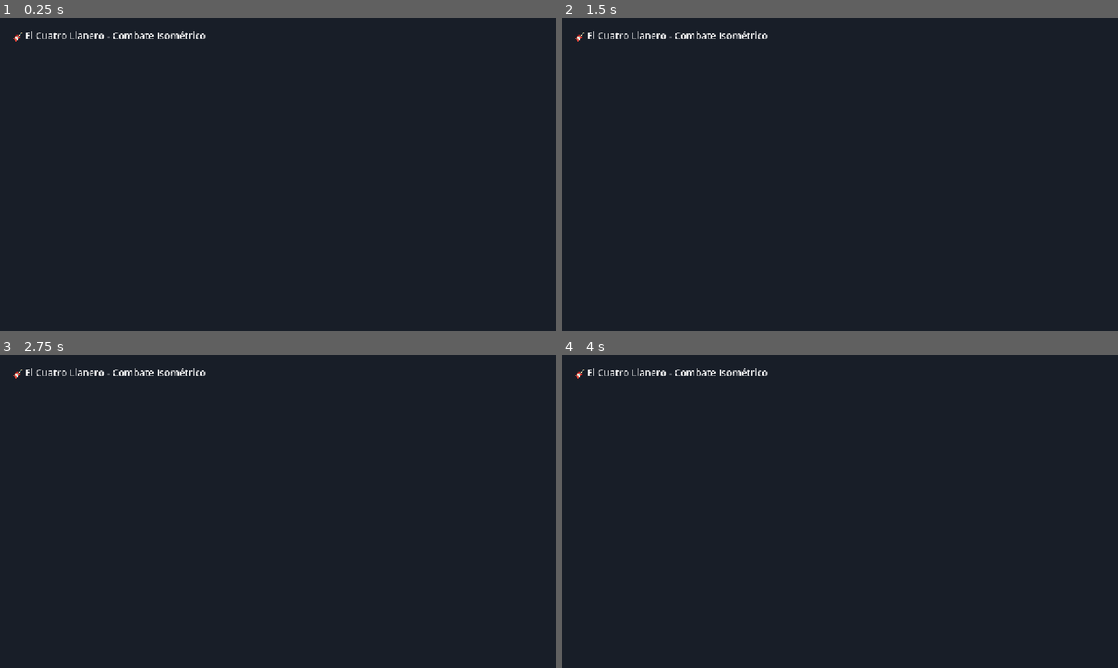
Above: before the commit, frames 1-4 (two rows, left to right).
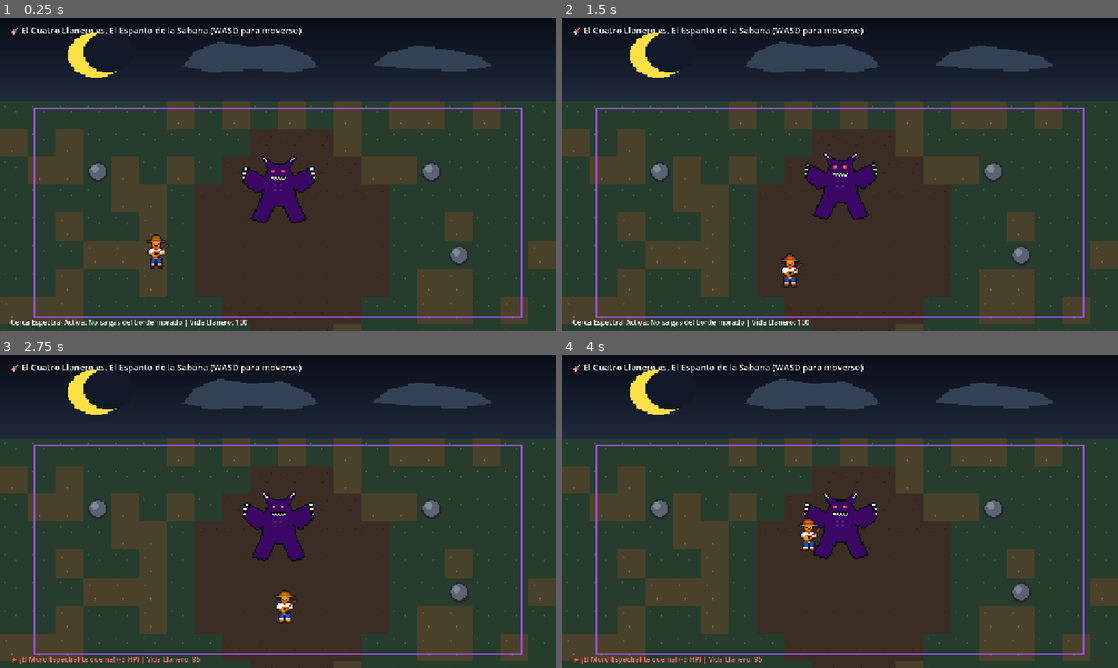
Above: after the commit, the same moments.

Repository: nicolaslozanoc12/juego-de-lenguajes
Game: Godot game, scene res://scenes/combat/CombatArena.tscn
Two runs of this game, one before a commit and one after it. Both use one fixed random seed, a clock stepped at 60 frames per second and the inputs below.
Inputs:
- Up to frame 1 (0.25 s): no input
- Up to frame 2 (1.5 s): tap Enter at 0.5 s; hold Right (ui_right) 0.53-1.28 s; hold Down (ui_down) from 1.28 s (still down)
- Up to frame 3 (2.75 s): release Down (ui_down) at 2.03 s; hold Right (ui_right) from 2.03 s (still down)
- Up to frame 4 (4 s): release Right (ui_right) at 2.78 s; hold Up (ui_up) 2.78-3.53 s; hold Left (ui_left) from 3.53 s (still down)

The runs differ from the first frame. In frame 1, 77% of the frame differs, in the area x 0-100%, y 2-100%; in frame 2, 77%; in frame 3, 77%; in frame 4, 77%.

Commit message:
feat(arena): implementar sprites en Aseprite, tileset de sabana y logica de combate en CombatArena

Diff:
--- a/cliente_Godot/scenes/combat/CombatArena.tscn
+++ b/cliente_Godot/scenes/combat/CombatArena.tscn
@@ -1,24 +1,73 @@
-[gd_scene format=3 uid="uid://combatarena001"]
+[gd_scene load_steps=6 format=3 uid="uid://combatarena001"]
+
+[ext_resource type="Script" path="res://scripts/combat/CombatArena.gd" id="1_arena"]
+[ext_resource type="Texture2D" path="res://assets/sprites/cielo_nocturno.png" id="2_cielo"]
+[ext_resource type="Texture2D" path="res://assets/sprites/llanero.png" id="3_llanero"]
+[ext_resource type="Texture2D" path="res://assets/sprites/demonio_espanto.png" id="4_demonio"]
+[ext_resource type="Script" path="res://scripts/combat/Llanero.gd" id="5_llanero_script"]
+
+[sub_resource type="CircleShape2D" id="CircleShape2D_llanero"]
+radius = 22.0
 
 [node name="CombatArena" type="Node2D"]
+script = ExtResource("1_arena")
 
 [node name="Camera2D" type="Camera2D" parent="."]
 position = Vector2(640, 360)
+limit_left = 0
+limit_top = 0
+limit_right = 1280
+limit_bottom = 720
 
-[node name="FondoColor" type="ColorRect" parent="."]
-offset_right = 1280.0
-offset_bottom = 720.0
-color = Color(0.0941176, 0.117647, 0.156863, 1)
+[node name="CieloNocturno" type="Sprite2D" parent="."]
+position = Vector2(0, 0)
+scale = Vector2(4, 3.2)
+texture = ExtResource("2_cielo")
+centered = false
 
-[node name="IsometricGround" type="Node2D" parent="."]
-position = Vector2(640, 360)
+[node name="TerrenoSabana" type="Node2D" parent="."]
+
+[node name="MuroMagicoVisual" type="ReferenceRect" parent="."]
+offset_left = 80.0
+offset_top = 208.0
+offset_right = 1200.0
+offset_bottom = 688.0
+border_color = Color(0.66, 0.33, 0.97, 0.85)
+border_width = 4.0
+editor_only = false
+
+[node name="DemonioEspanto" type="Node2D" parent="."]
+position = Vector2(640, 390)
+
+[node name="Sprite2D" type="Sprite2D" parent="DemonioEspanto"]
+scale = Vector2(3.5, 3.5)
+texture = ExtResource("4_demonio")
+
+[node name="Llanero" type="CharacterBody2D" parent="."]
+position = Vector2(360, 540)
+script = ExtResource("5_llanero_script")
+
+[node name="Sprite2D" type="Sprite2D" parent="Llanero"]
+scale = Vector2(3, 3)
+texture = ExtResource("3_llanero")
+
+[node name="CollisionShape2D" type="CollisionShape2D" parent="Llanero"]
+shape = SubResource("CircleShape2D_llanero")
 
 [node name="UI" type="CanvasLayer" parent="."]
 
 [node name="Titulo" type="Label" parent="UI"]
-offset_left = 30.0
-offset_top = 25.0
-offset_right = 600.0
-offset_bottom = 60.0
-theme_override_font_sizes/font_size = 22
-text = "🎸 El Cuatro Llanero - Combate Isométrico"
+offset_left = 24.0
+offset_top = 14.0
+offset_right = 760.0
+offset_bottom = 48.0
+theme_override_font_sizes/font_size = 20
+text = "🎸 El Cuatro Llanero vs. El Espanto de la Sabana (WASD para moverse)"
+
+[node name="LabelEstado" type="Label" parent="UI"]
+offset_left = 24.0
+offset_top = 688.0
+offset_right = 900.0
+offset_bottom = 716.0
+theme_override_font_sizes/font_size = 16
+text = "Cerca Espectral Activa: No salgas del borde morado | Vida Llanero: 100"
--- /dev/null
+++ b/cliente_Godot/scripts/combat/CombatArena.gd
@@ -0,0 +1,62 @@
+extends Node2D
+
+const TILE_SIZE: int = 32
+const ARENA_RECT := Rect2(96, 224, 1088, 448)
+
+@onready var ground_root: Node2D = $TerrenoSabana
+@onready var llanero: CharacterBody2D = $Llanero
+@onready var demonio: Sprite2D = $DemonioEspanto/Sprite2D
+@onready var label_estado: Label = $UI/LabelEstado
+
+var tileset_tex: Texture2D = preload("res://assets/sprites/tiles/tileset_sabana.png")
+var time_passed: float = 0.0
+
+func _ready() -> void:
+	_generar_suelo_sabana()
+
+func _generar_suelo_sabana() -> void:
+	# Llenar el suelo del ruedo (desde Y=192 hasta Y=720) con las 4 baldosas de 32x32
+	var cols := int(1280.0 / 64.0)
+	var start_y := 192
+	var rows := int((720.0 - start_y) / 64.0) + 1
+
+	var rng := RandomNumberGenerator.new()
+	rng.seed = 202611
+
+	for r in range(rows):
+		for c in range(cols):
+			var tile_spr := Sprite2D.new()
+			tile_spr.texture = tileset_tex
+			tile_spr.centered = false
+			tile_spr.region_enabled = true
+
+			# Elegir tipo de baldosa: 0=pasto, 1=pasto seco, 2=tierra (centro), 3=roca (esquinas del boceto)
+			var tile_idx := 0
+			var dist_centro := Vector2(c - cols / 2.0, r - rows / 2.0).length()
+			if (c == 3 and r == 2) or (c == 16 and r == 5) or (c == 15 and r == 2):
+				tile_idx = 3 # Rocas del boceto
+			elif dist_centro < 3.8:
+				tile_idx = 2 # Ruedo central de tierra
+			elif rng.randf() < 0.28:
+				tile_idx = 1 # Pajonal seco
+
+			tile_spr.region_rect = Rect2(tile_idx * TILE_SIZE, 0, TILE_SIZE, TILE_SIZE)
+			tile_spr.scale = Vector2(2, 2) # Escala pixel-art 64x64 en pantalla
+			tile_spr.position = Vector2(c * 64, start_y + r * 64)
+			ground_root.add_child(tile_spr)
+
+func _process(delta: float) -> void:
+	time_passed += delta
+	# Animación amenazante del Demonio / Espanto en el centro
+	if demonio:
+		demonio.position.y = sin(time_passed * 3.2) * 5.0
+		demonio.scale = Vector2(3.5, 3.5) + Vector2(sin(time_passed * 1.8) * 0.08, -sin(time_passed * 1.8) * 0.08)
+
+	# Verificar si el Llanero toca el Muro Mágico / Cerco Espectral del borde
+	if llanero:
+		if not ARENA_RECT.has_point(llanero.global_position):
+			var centro := ARENA_RECT.get_center()
+			llanero.aplicar_rebote_muro(centro, 5)
+			if label_estado:
+				label_estado.text = "⚡ ¡El Muro Espectral te quema! (-5 HP) | Vida Llanero: %d" % llanero.health
+				label_estado.modulate = Color(1.0, 0.45, 0.45)
--- /dev/null
+++ b/cliente_Godot/scripts/combat/Llanero.gd
@@ -0,0 +1,33 @@
+extends CharacterBody2D
+
+const SPEED: float = 220.0
+var health: int = 100
+var knockback_velocity: Vector2 = Vector2.ZERO
+
+func _ready() -> void:
+	add_to_group("player")
+
+func _physics_process(delta: float) -> void:
+	if knockback_velocity.length() > 5.0:
+		velocity = knockback_velocity
+		knockback_velocity = knockback_velocity.move_toward(Vector2.ZERO, 900.0 * delta)
+	else:
+		var input_dir := Vector2(
+			Input.get_axis("ui_left", "ui_right"),
+			Input.get_axis("ui_up", "ui_down")
+		)
+		if Input.is_key_pressed(KEY_A): input_dir.x -= 1.0
+		if Input.is_key_pressed(KEY_D): input_dir.x += 1.0
+		if Input.is_key_pressed(KEY_W): input_dir.y -= 1.0
+		if Input.is_key_pressed(KEY_S): input_dir.y += 1.0
+		velocity = input_dir.limit_length(1.0) * SPEED
+
+	move_and_slide()
+
+func aplicar_rebote_muro(centro_arena: Vector2, dano: int) -> void:
+	health = max(0, health - dano)
+	var dir_al_centro := (centro_arena - global_position).normalized()
+	knockback_velocity = dir_al_centro * 420.0
+	modulate = Color(1.0, 0.3, 0.3)
+	var tween := create_tween()
+	tween.tween_property(self, "modulate", Color.WHITE, 0.35)
Binary file added: cliente_Godot/assets/sprites/cielo_nocturno.aseprite
Binary file added: cliente_Godot/assets/sprites/cielo_nocturno.png
Not shown, added: cliente_Godot/assets/sprites/cielo_nocturno.png.import
Binary file added: cliente_Godot/assets/sprites/demonio_espanto.aseprite
Binary file added: cliente_Godot/assets/sprites/demonio_espanto.png
Not shown, added: cliente_Godot/assets/sprites/demonio_espanto.png.import
Binary file added: cliente_Godot/assets/sprites/llanero.aseprite
Binary file added: cliente_Godot/assets/sprites/llanero.png
Not shown, added: cliente_Godot/assets/sprites/llanero.png.import
Binary file added: cliente_Godot/assets/sprites/tiles/tileset_sabana.aseprite
Binary file added: cliente_Godot/assets/sprites/tiles/tileset_sabana.png
Not shown, added: cliente_Godot/assets/sprites/tiles/tileset_sabana.png.import
(and 3 more such lines)
